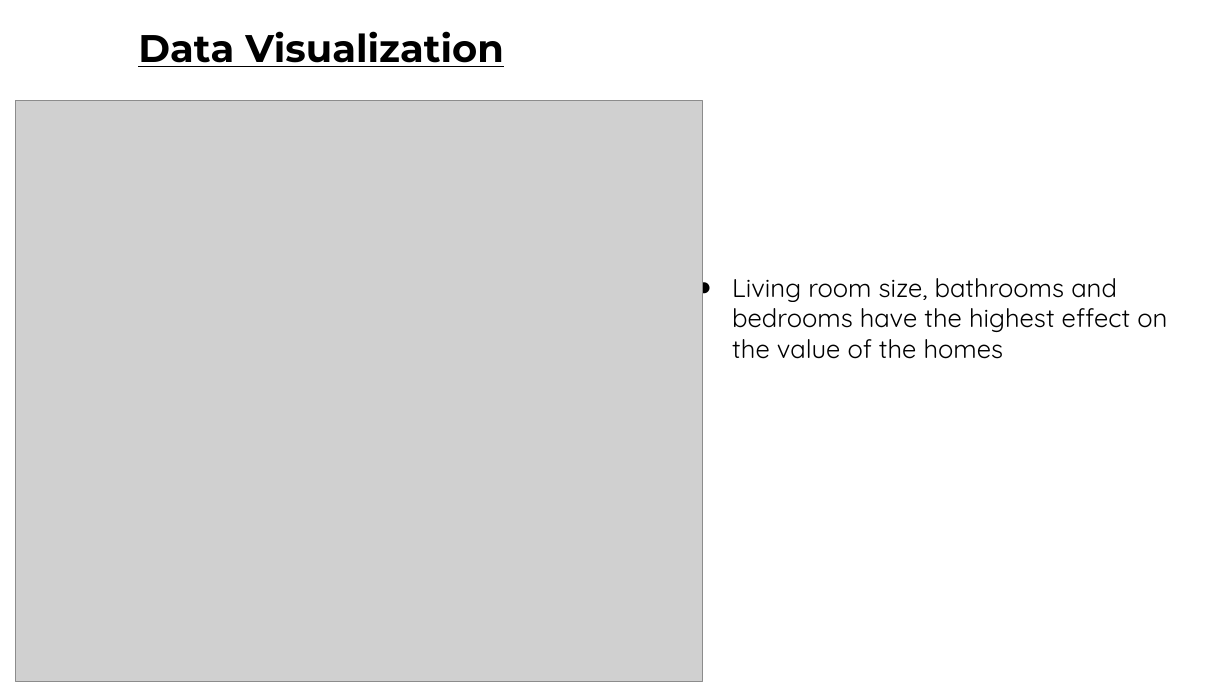
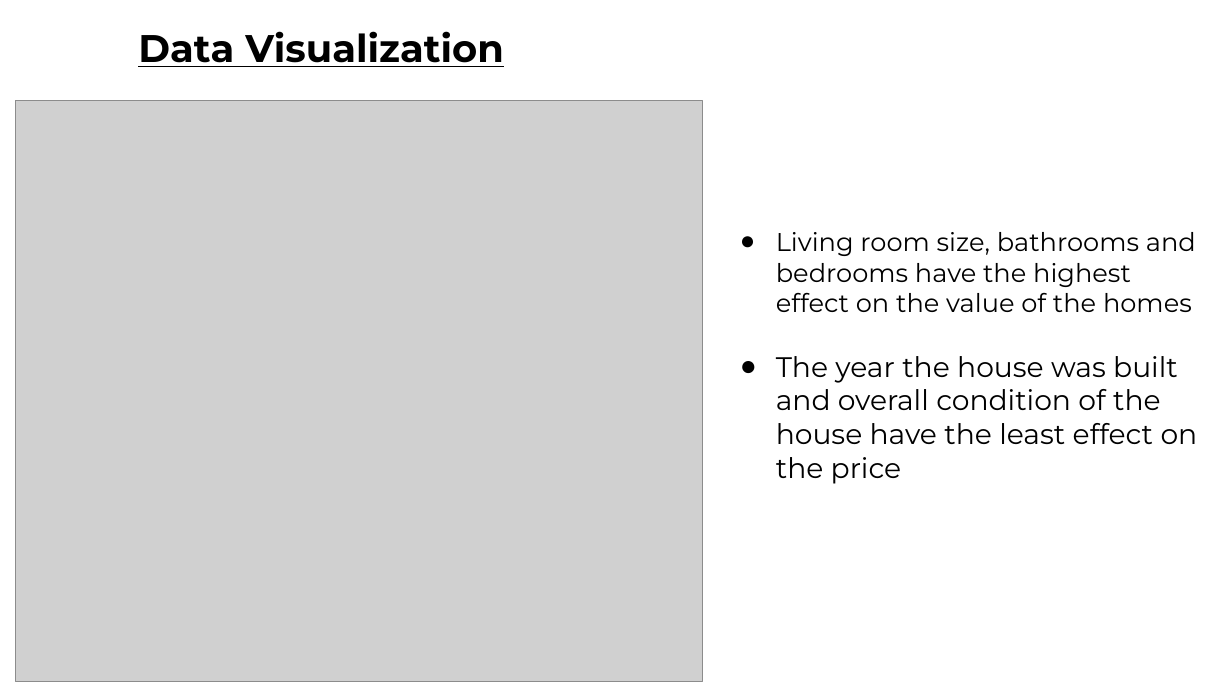
Before and after one commit to bryanmunene/phase_2_group_8_project, a slide deck: slide 13 of Final Group 8 Phase 2 Project_POWERPOINT_DSF PT6.pptx (slide 11 before the commit). Drawn at 1232x693 pixels with LibreOffice and Linux fonts; fonts in the diff are those of the drawing; grey boxes stand for pictures. Boxes give left, top, right and bottom in pixels: in the first picture for what was removed or moved away, otherwise in the second. Text is boxed around its words. In the diff, an @@ line names an element or a change of style, - is before the commit and + after.

```diff
--- a/Final Group 8 Phase 2 Project_POWERPOINT_DSF PT6.pptx
+++ b/Final Group 8 Phase 2 Project_POWERPOINT_DSF PT6.pptx
@@ text "Living room size, bathrooms and ...": place and size @@
-text "Living room size, bathrooms and ..." at (732, 278, 1167, 359)
+text "Living room size, bathrooms and ..." at (776, 232, 1198, 484)
@@ text at (776, 232, 1196, 312): font Quicksand to Montserrat in "Living room size, bathrooms and bedrooms have ..." @@
@@ text at (776, 356, 1198, 484): paragraph added @@
+● The year the house was built and overall condition of the house have the least effect on the price
```
Also in this commit, not shown: 10 other slides changed, 5 slides added, 3 slides removed, 2 other files.
